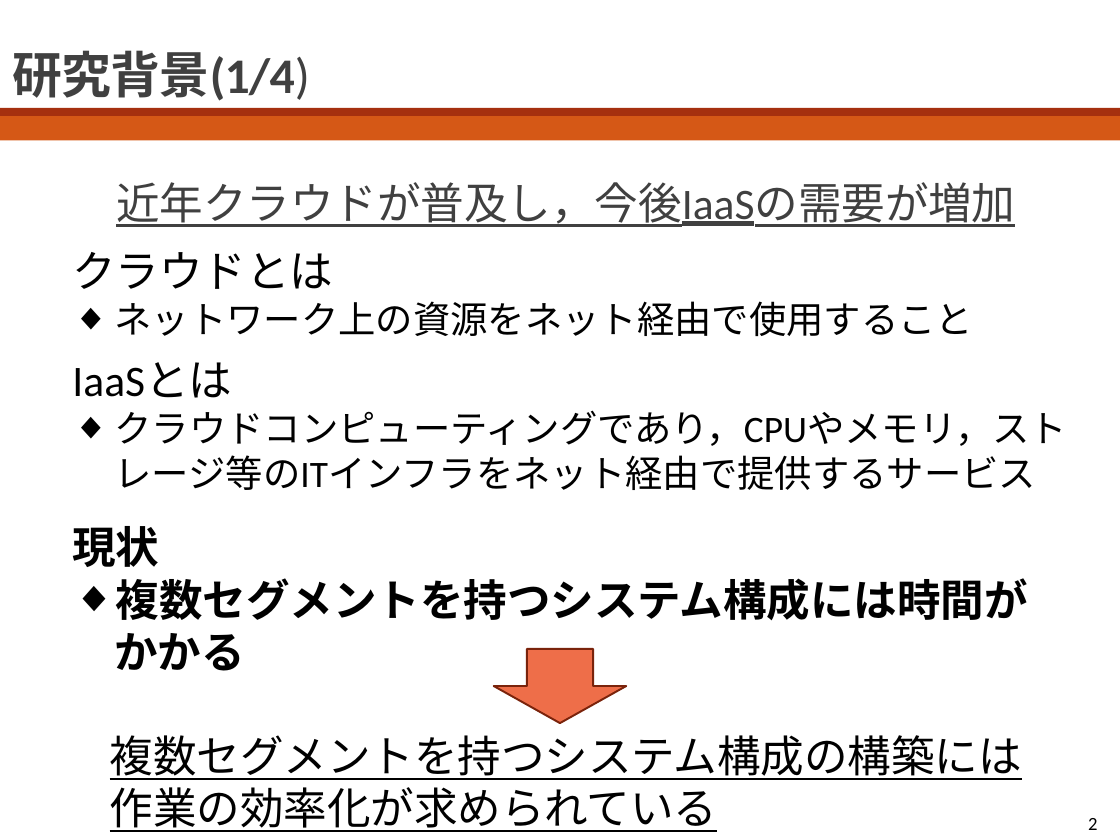
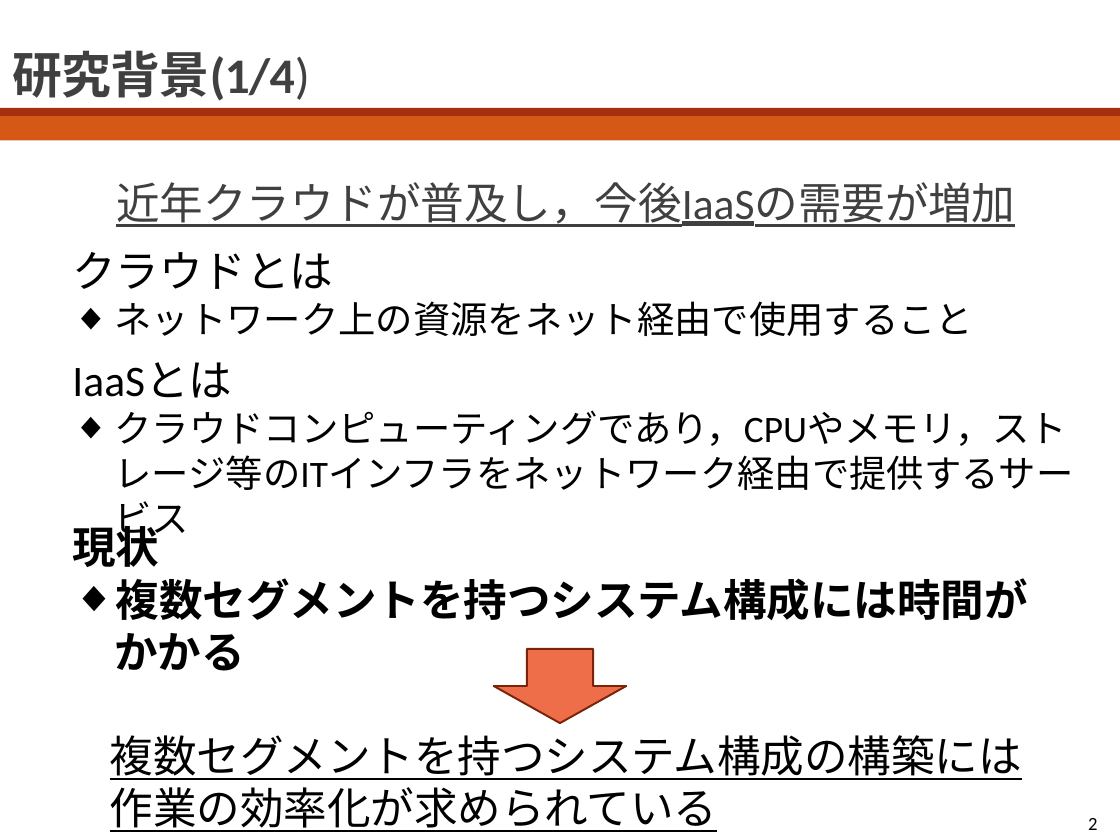
Before and after one commit to bokuhide/GUIToolCreate, a slide deck: slide 2 of 卒業論文本体/発表用スライド_川口.pptx. Drawn at 1120x840 pixels with LibreOffice and Linux fonts; fonts in the diff are those of the drawing. Boxes give left, top, right and bottom in pixels: in the first picture for what was removed or moved away, otherwise in the second. Text is boxed around its words. In the diff, an @@ line names an element or a change of style, - is before the commit and + after.

```diff
--- a/卒業論文本体/発表用スライド_川口.pptx
+++ b/卒業論文本体/発表用スライド_川口.pptx
@@ text at box(115, 410, 1074, 490): text changed @@
-◆ クラウドコンピューティングであり，CPUやメモリ，ストレージ等のITインフラをネット経由で提供するサービス
+◆ クラウドコンピューティングであり，CPUやメモリ，ストレージ等のITインフラをネットワーク経由で提供するサービス
```
Also in this commit, not shown: 3 other slides changed, 4 other files.
